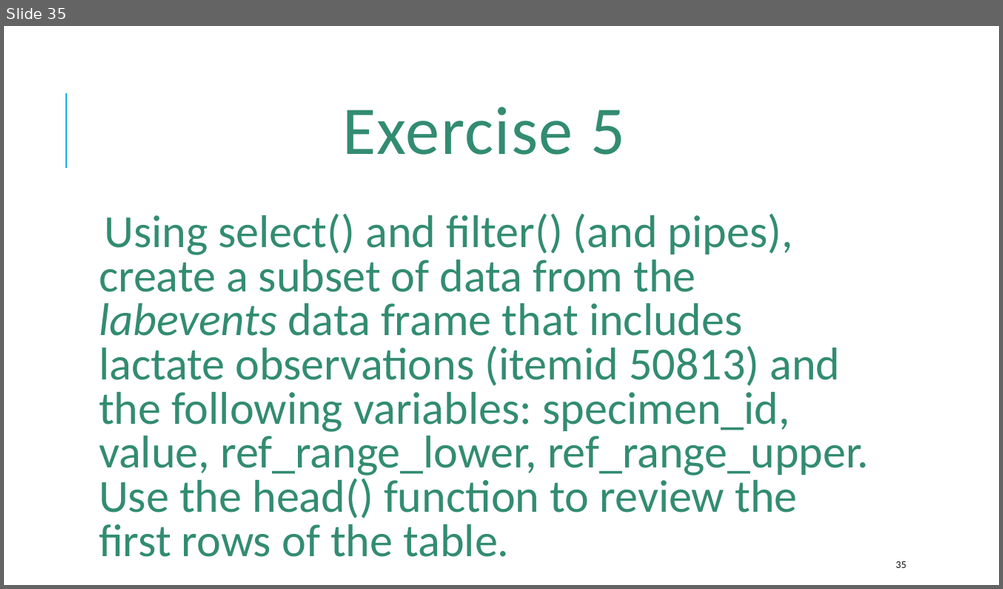
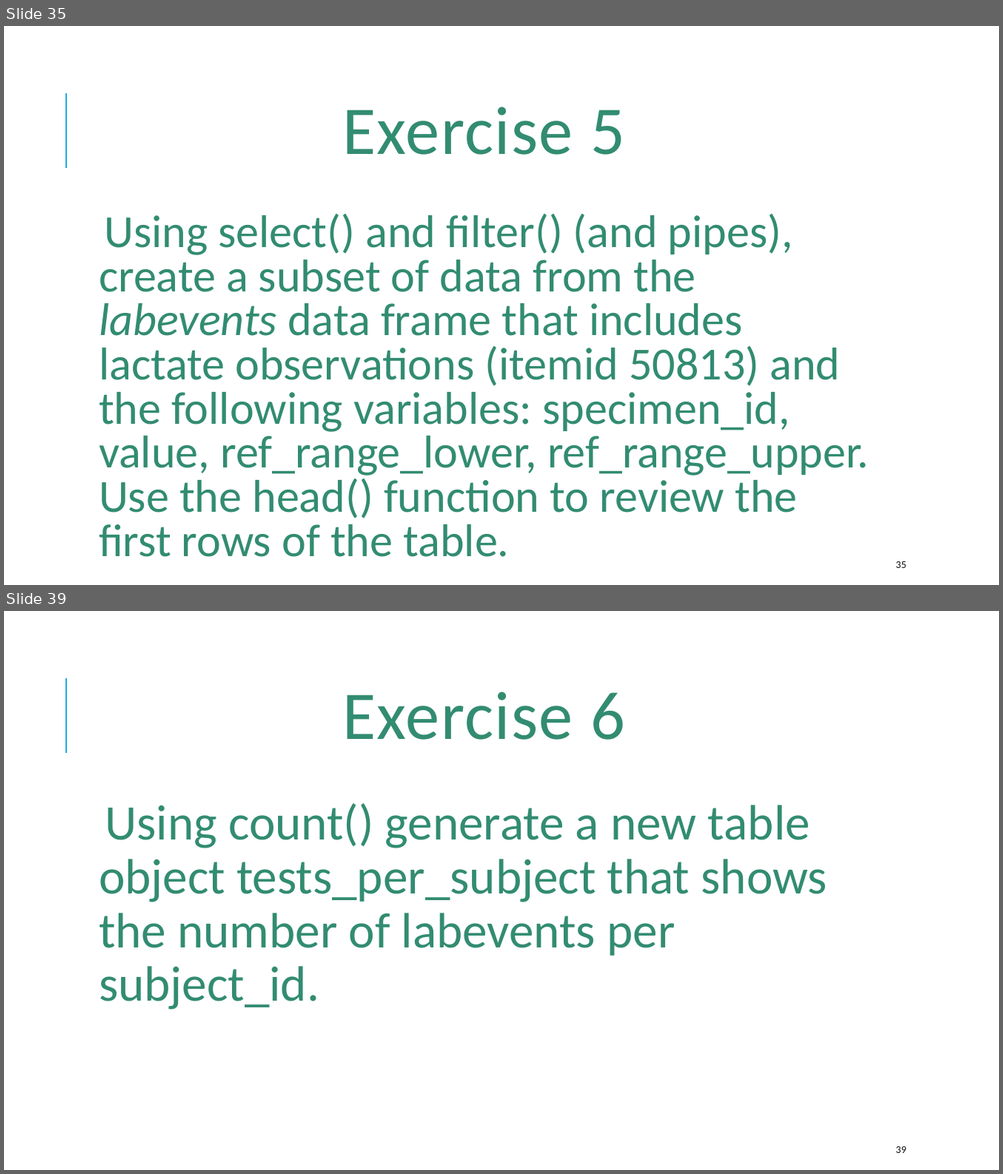
Before and after one commit to amromeo/api_r_int_db_24, a slide deck: presentations/02 - Databases with R.pptx. Shown one above the other, each under a label of ours: slide 35 before the commit, slides 35 and 39 after it; the slides between them are not shown. The pictures are 1003x589 and 1003x1174 pixels, drawn with LibreOffice and Linux fonts; fonts in the diff are those of the drawing. Boxes give left, top, right and bottom in pixels: in the first picture for what was removed or moved away, otherwise in the second. Text is boxed around its words. In the diff, an @@ line names an element or a change of style, - is before the commit and + after.

```diff
--- a/presentations/02 - Databases with R.pptx
+++ b/presentations/02 - Databases with R.pptx
@@ slide 39 added at (x1=4, y1=611, x2=999, y2=1170), background #FFFFFF; not listed: 1 template element that a slide beside it also shows @@
@@ title added at (x1=343, y1=692, x2=625, y2=740), 66 pt, text #328B71 @@
+Exercise 6
@@ text added at (x1=99, y1=803, x2=827, y2=1010), 48 pt, text #328B71 @@
+  Using count() generate a new table object tests_per_subject that shows the number of labevents per subject_id.
@@ page number added at (x1=896, y1=1147, x2=906, y2=1153), 10 pt, text #0D0D0D @@
+39
```
Also in this commit, not shown: 3 slides changed, 8 other slides added, 1 slide removed, 1 other file.
